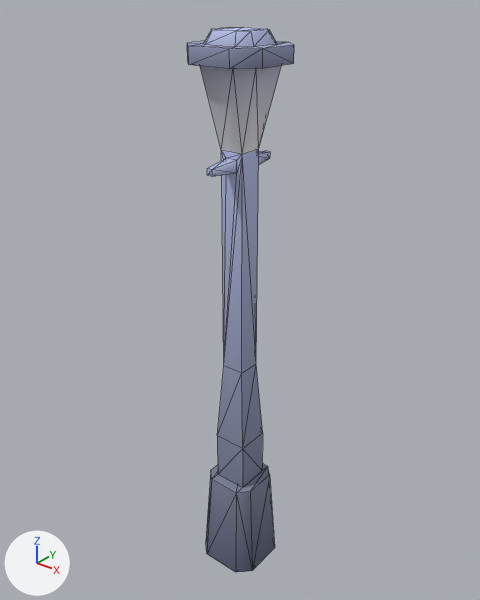
Renders of the glTF model assets/models/props/prp_lamp_post.glb from each side of a commit.
Both versions are drawn from a 50 mm lens placed at (2.35, -2.94, 3.9), pointed at (-0.06, 0.08, 2.03). Lighting does not change. The marker at lower left points along +X, +Y and +Z. The older version comes first. Mesh edges are drawn as thin lines. Vertices at exactly the same position are counted once.
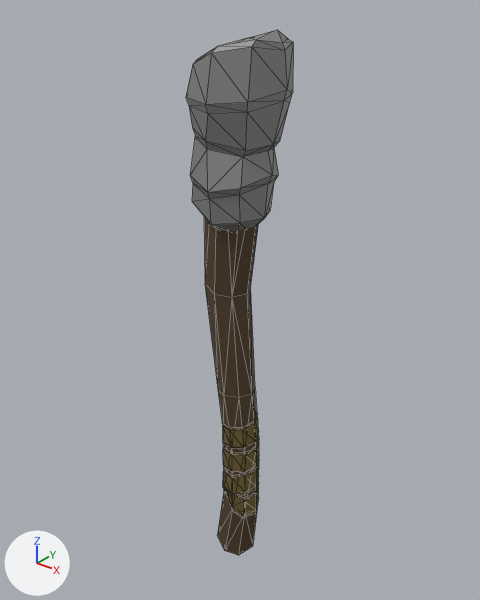
Where the change shows, as pixel boxes (x1, y1, x2, y2) in the pictures (480 x 600 px):
'Mesh', reshaped, rescaled, recoloured: before (187, 27, 294, 572); after (186, 30, 293, 555)
part 1 of me_lantern, rebuilt: before (200, 66, 281, 488); after (204, 217, 259, 555)
part 2 of me_lantern, added: after (223, 413, 259, 517)
part 3 of me_lantern, added: after (186, 30, 293, 231)
part 4 of me_lantern, deleted (blue): before (187, 27, 294, 69)
part 5 of me_lantern, deleted (blue): before (206, 463, 275, 572)

The change, as a list of edits to the scene's bpy script:
```text
Add mat_yellow:
    mat_yellow = principled_material('Yellow')
    mat_yellow.base_color = (0.219, 0.15, 0.0435)  # yellow #816c3b
    mat_yellow.metallic = 0.4
    mat_yellow.roughness = 0.415
Add mat_darkwood_003:
    mat_darkwood_003 = principled_material('DarkWood.003')
    mat_darkwood_003.base_color = (0.114, 0.0698, 0.0354)  # brown #5f4b35
    mat_darkwood_003.metallic = 0.4
    mat_darkwood_003.roughness = 0.415
Add mat_lightgrey:
    mat_lightgrey = principled_material('LightGrey')
    mat_lightgrey.base_color = (0.301, 0.301, 0.301)  # grey #959595
    mat_lightgrey.metallic = 0.4
    mat_lightgrey.roughness = 0.415
Change me_lantern:
    used by ob_mesh; location = (0.0, 0.0, 0.0)
    remove me_lantern.from_pydata(...)  # 88 vertices, 158 faces; spans x -0.25..0.25, y -0.26..0.26, z 0.0..3.66
    remove me_lantern.materials.append(mat_colormap_018)  # picture img_colormap
    add me_lantern.from_pydata(...)  # 263 vertices, 448 faces; spans x -0.23..0.23, y -0.21..0.21, z 0.0..2.69
    me_lantern part 1: the loose piece of 40 vertices spanning x -0.2..0.2, y -0.26..0.26, z 0.7..3.49 is rebuilt with 48 vertices and now spans x -0.19..0.16, y -0.12..0.12, z 0.0..2.49, in mat_darkwood_003 (brown #5f4b35)
    me_lantern part 2: a new loose piece of 132 vertices spanning x -0.11..0.11, y -0.09..0.09, z 0.28..0.94, in mat_yellow (yellow #816c3b)
    me_lantern part 3: a new loose piece of 83 vertices spanning x -0.23..0.23, y -0.21..0.21, z 1.87..2.69, in mat_lightgrey (grey #959595)
    me_lantern part 4: the loose piece of 32 vertices spanning x -0.25..0.25, y -0.25..0.25, z 3.49..3.66 is deleted
    me_lantern part 5
    16 vertices are removed from x -0.23..0.23, y -0.23..0.23, z 0.0..0.7
    28 faces are deleted
    add me_lantern.materials.append(mat_darkwood_003)  # brown #5f4b35
    add me_lantern.materials.append(mat_lightgrey)  # grey #959595
    add me_lantern.materials.append(mat_yellow)  # yellow #816c3b
Change ob_mesh:
    ob_mesh.scale: (1.0, 1.0, 1.0) -> (1.36, 1.36, 1.36)
```
